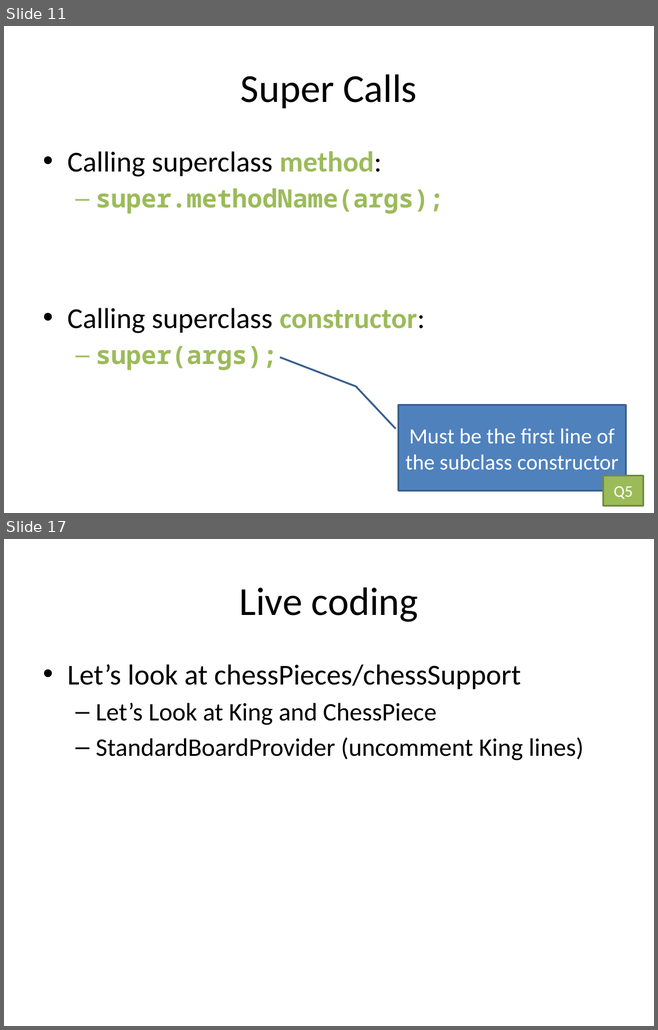
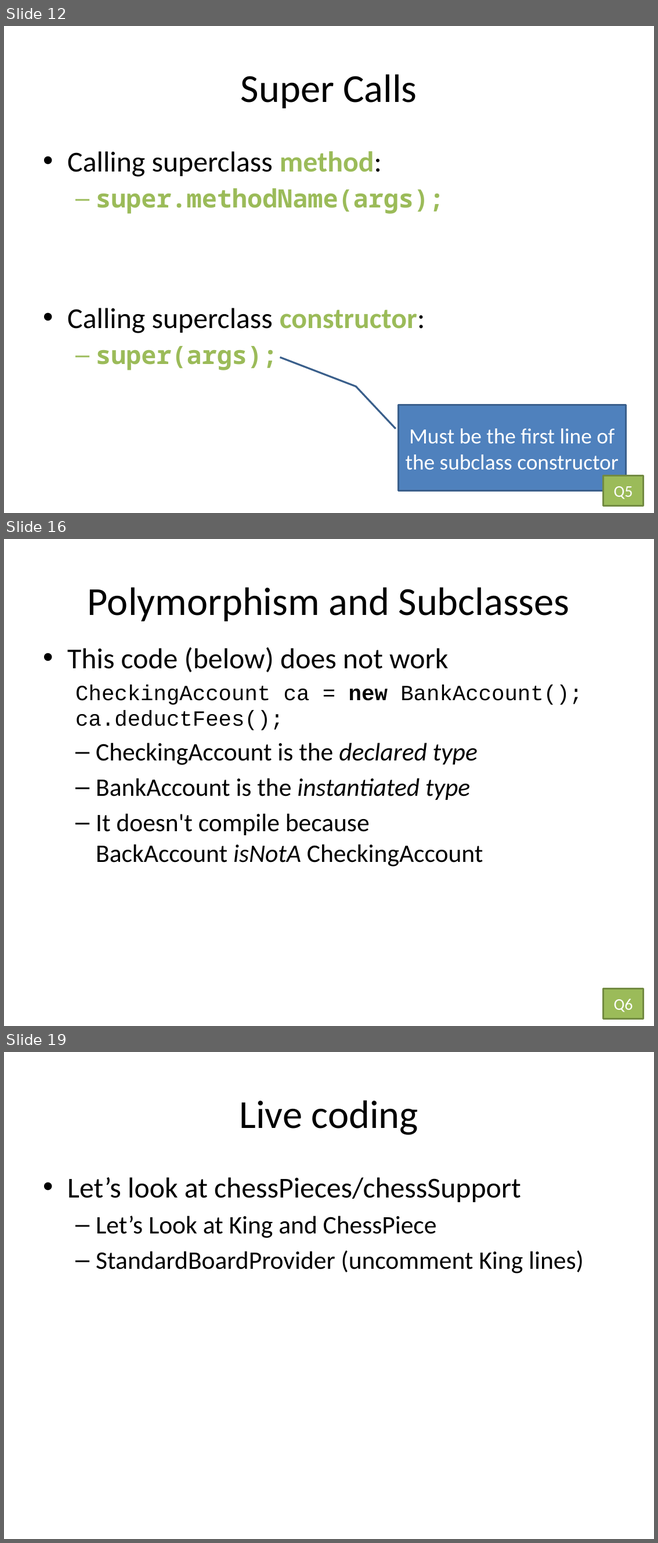
Before and after one commit to RHIT-CSSE/csse220, a slide deck: ClassMaterials/Inheritance/Slides/Inheritance.pptx. Shown one above the other, each under a label of ours: slides 11 and 17 before the commit, slides 12, 16 and 19 after it; the slides between them are not shown. The pictures are 658x1030 and 658x1543 pixels, drawn with LibreOffice and Linux fonts; fonts in the diff are those of the drawing. Boxes give left, top, right and bottom in pixels: in the first picture for what was removed or moved away, otherwise in the second. Text is boxed around its words. In the diff, an @@ line names an element or a change of style, - is before the commit and + after.

```diff
--- a/ClassMaterials/Inheritance/Slides/Inheritance.pptx
+++ b/ClassMaterials/Inheritance/Slides/Inheritance.pptx
@@ slide 16 added at (x1=4, y1=539, x2=654, y2=1026), background #FFFFFF @@
@@ title added at (x1=88, y1=587, x2=570, y2=621), 44 pt, text #000000 @@
+Polymorphism and Subclasses
@@ text added at (x1=67, y1=647, x2=582, y2=867), 28 pt, text #000000 @@
+• This code (below) does not work
+  CheckingAccount ca = new BankAccount();
+  ca.deductFees();
+  – CheckingAccount is the declared type
+  – BankAccount is the instantiated type
+  – It doesn't compile because
+    BackAccount isNotA CheckingAccount
@@ rectangle added at (x1=603, y1=989, x2=643, y2=1019), fill #9BBB59, outline #738A42 2 pt, 18 pt, text #FFFFFF @@
+Q6
@@ what was slide 11 is now slide 12 @@
@@ what was slide 17 is now slide 19 @@
```
Also in this commit, not shown: 10 slides changed, 1 other slide added.
